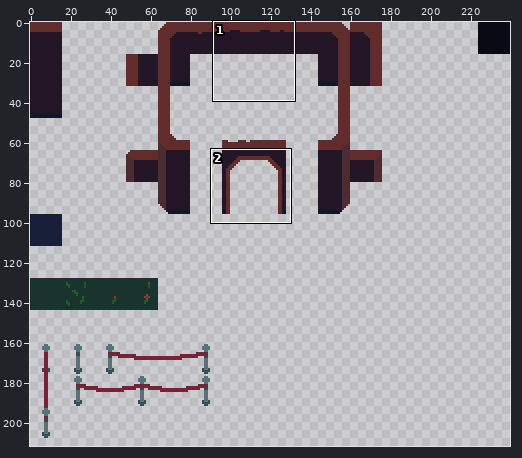
File history of a pixel-art file, tiles/assets/tiles.aseprite. Above: a wide view before the commit, with the close-up outlined.
Close-up. Before the edit:
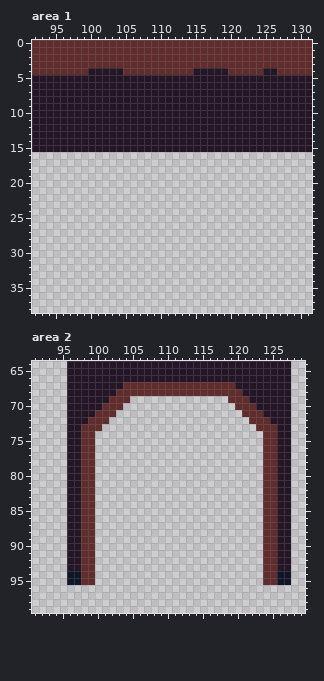
240x240 pixels, 1 frame. Shown: area 1: x 92..131, y 0..38; area 2: x 91..129, y 64..99. The wide view leaves out empty margins.
New version:
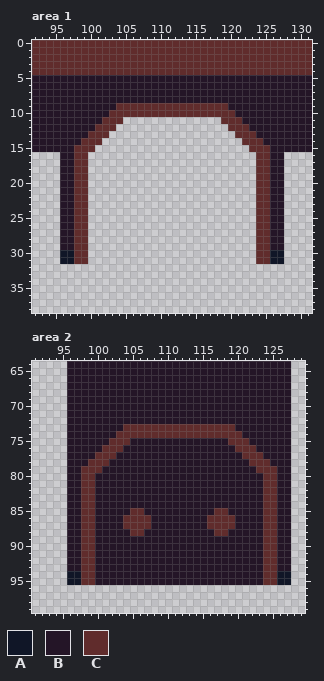
Palette (. is transparent): A #101627  B #241527  C #602c2c
Edits made:
--- area 1
@@ x 92..131 @@
  3 CCCCCCCCCCCCCCCCCCCCCCCCCCCCCCCCCCCCCCCC
- 4 CCCCCCCCBBBBBCCCCCCCCCCBBBBBCCCCCBBCCCCC
+ 4 CCCCCCCCCCCCCCCCCCCCCCCCCCCCCCCCCCCCCCCC
  5 BBBBBBBBBBBBBBBBBBBBBBBBBBBBBBBBBBBBBBBB
@@ x 92..131 @@
  8 BBBBBBBBBBBBBBBBBBBBBBBBBBBBBBBBBBBBBBBB
- 9 BBBBBBBBBBBBBBBBBBBBBBBBBBBBBBBBBBBBBBBB
-10 BBBBBBBBBBBBBBBBBBBBBBBBBBBBBBBBBBBBBBBB
-11 BBBBBBBBBBBBBBBBBBBBBBBBBBBBBBBBBBBBBBBB
-12 BBBBBBBBBBBBBBBBBBBBBBBBBBBBBBBBBBBBBBBB
-13 BBBBBBBBBBBBBBBBBBBBBBBBBBBBBBBBBBBBBBBB
-14 BBBBBBBBBBBBBBBBBBBBBBBBBBBBBBBBBBBBBBBB
-15 BBBBBBBBBBBBBBBBBBBBBBBBBBBBBBBBBBBBBBBB
-16 ........................................
-17 ........................................
-18 ........................................
-19 ........................................
-20 ........................................
-21 ........................................
-22 ........................................
-23 ........................................
-24 ........................................
-25 ........................................
-26 ........................................
-27 ........................................
-28 ........................................
-29 ........................................
-30 ........................................
-31 ........................................
+ 9 BBBBBBBBBBBBCCCCCCCCCCCCCCCCBBBBBBBBBBBB
+10 BBBBBBBBBBBCCCCCCCCCCCCCCCCCCBBBBBBBBBBB
+11 BBBBBBBBBBCCC..............CCCBBBBBBBBBB
+12 BBBBBBBBBCCC................CCCBBBBBBBBB
+13 BBBBBBBBCCC..................CCCBBBBBBBB
+14 BBBBBBBCCC....................CCCBBBBBBB
+15 BBBBBBCCC......................CCCBBBBBB
+16 ....BBCC........................CCBB....
+17 ....BBCC........................CCBB....
+18 ....BBCC........................CCBB....
+19 ....BBCC........................CCBB....
+20 ....BBCC........................CCBB....
+21 ....BBCC........................CCBB....
+22 ....BBCC........................CCBB....
+23 ....BBCC........................CCBB....
+24 ....BBCC........................CCBB....
+25 ....BBCC........................CCBB....
+26 ....BBCC........................CCBB....
+27 ....BBCC........................CCBB....
+28 ....BBCC........................CCBB....
+29 ....BBCC........................CCBB....
+30 ....AACC........................CCAA....
+31 ....AACC........................CCAA....
 32 ........................................
--- area 2
@@ x 91..129 @@
  66 .....BBBBBBBBBBBBBBBBBBBBBBBBBBBBBBBB..
- 67 .....BBBBBBBBCCCCCCCCCCCCCCCCBBBBBBBB..
- 68 .....BBBBBBBCCCCCCCCCCCCCCCCCCBBBBBBB..
- 69 .....BBBBBBCCC..............CCCBBBBBB..
- 70 .....BBBBBCCC................CCCBBBBB..
- 71 .....BBBBCCC..................CCCBBBB..
- 72 .....BBBCCC....................CCCBBB..
- 73 .....BBCCC......................CCCBB..
- 74 .....BBCC........................CCBB..
- 75 .....BBCC........................CCBB..
- 76 .....BBCC........................CCBB..
- 77 .....BBCC........................CCBB..
- 78 .....BBCC........................CCBB..
- 79 .....BBCC........................CCBB..
- 80 .....BBCC........................CCBB..
- 81 .....BBCC........................CCBB..
- 82 .....BBCC........................CCBB..
- 83 .....BBCC........................CCBB..
- 84 .....BBCC........................CCBB..
- 85 .....BBCC........................CCBB..
- 86 .....BBCC........................CCBB..
- 87 .....BBCC........................CCBB..
- 88 .....BBCC........................CCBB..
- 89 .....BBCC........................CCBB..
- 90 .....BBCC........................CCBB..
- 91 .....BBCC........................CCBB..
- 92 .....BBCC........................CCBB..
- 93 .....BBCC........................CCBB..
- 94 .....AACC........................CCAA..
- 95 .....AACC........................CCAA..
+ 67 .....BBBBBBBBBBBBBBBBBBBBBBBBBBBBBBBB..
+ 68 .....BBBBBBBBBBBBBBBBBBBBBBBBBBBBBBBB..
+ 69 .....BBBBBBBBBBBBBBBBBBBBBBBBBBBBBBBB..
+ 70 .....BBBBBBBBBBBBBBBBBBBBBBBBBBBBBBBB..
+ 71 .....BBBBBBBBBBBBBBBBBBBBBBBBBBBBBBBB..
+ 72 .....BBBBBBBBBBBBBBBBBBBBBBBBBBBBBBBB..
+ 73 .....BBBBBBBBCCCCCCCCCCCCCCCCBBBBBBBB..
+ 74 .....BBBBBBBCCCCCCCCCCCCCCCCCCBBBBBBB..
+ 75 .....BBBBBBCCCBBBBBBBBBBBBBBCCCBBBBBB..
+ 76 .....BBBBBCCCBBBBBBBBBBBBBBBBCCCBBBBB..
+ 77 .....BBBBCCCBBBBBBBBBBBBBBBBBBCCCBBBB..
+ 78 .....BBBCCCBBBBBBBBBBBBBBBBBBBBCCCBBB..
+ 79 .....BBCCCBBBBBBBBBBBBBBBBBBBBBBCCCBB..
+ 80 .....BBCCBBBBBBBBBBBBBBBBBBBBBBBBCCBB..
+ 81 .....BBCCBBBBBBBBBBBBBBBBBBBBBBBBCCBB..
+ 82 .....BBCCBBBBBBBBBBBBBBBBBBBBBBBBCCBB..
+ 83 .....BBCCBBBBBBBBBBBBBBBBBBBBBBBBCCBB..
+ 84 .....BBCCBBBBBBBBBBBBBBBBBBBBBBBBCCBB..
+ 85 .....BBCCBBBBBCCBBBBBBBBBBCCBBBBBCCBB..
+ 86 .....BBCCBBBBCCCCBBBBBBBBCCCCBBBBCCBB..
+ 87 .....BBCCBBBBCCCCBBBBBBBBCCCCBBBBCCBB..
+ 88 .....BBCCBBBBBCCBBBBBBBBBBCCBBBBBCCBB..
+ 89 .....BBCCBBBBBBBBBBBBBBBBBBBBBBBBCCBB..
+ 90 .....BBCCBBBBBBBBBBBBBBBBBBBBBBBBCCBB..
+ 91 .....BBCCBBBBBBBBBBBBBBBBBBBBBBBBCCBB..
+ 92 .....BBCCBBBBBBBBBBBBBBBBBBBBBBBBCCBB..
+ 93 .....BBCCBBBBBBBBBBBBBBBBBBBBBBBBCCBB..
+ 94 .....AACCBBBBBBBBBBBBBBBBBBBBBBBBCCAA..
+ 95 .....AACCBBBBBBBBBBBBBBBBBBBBBBBBCCAA..
  96 .......................................
Pixel boxes of the changes (left, top, right, bottom) in both close-ups:
changed: (88, 68, 123, 75)
changed: (193, 68, 228, 75)
changed: (263, 68, 277, 75)
changed: (60, 103, 284, 264)
changed: (81, 382, 277, 585)
